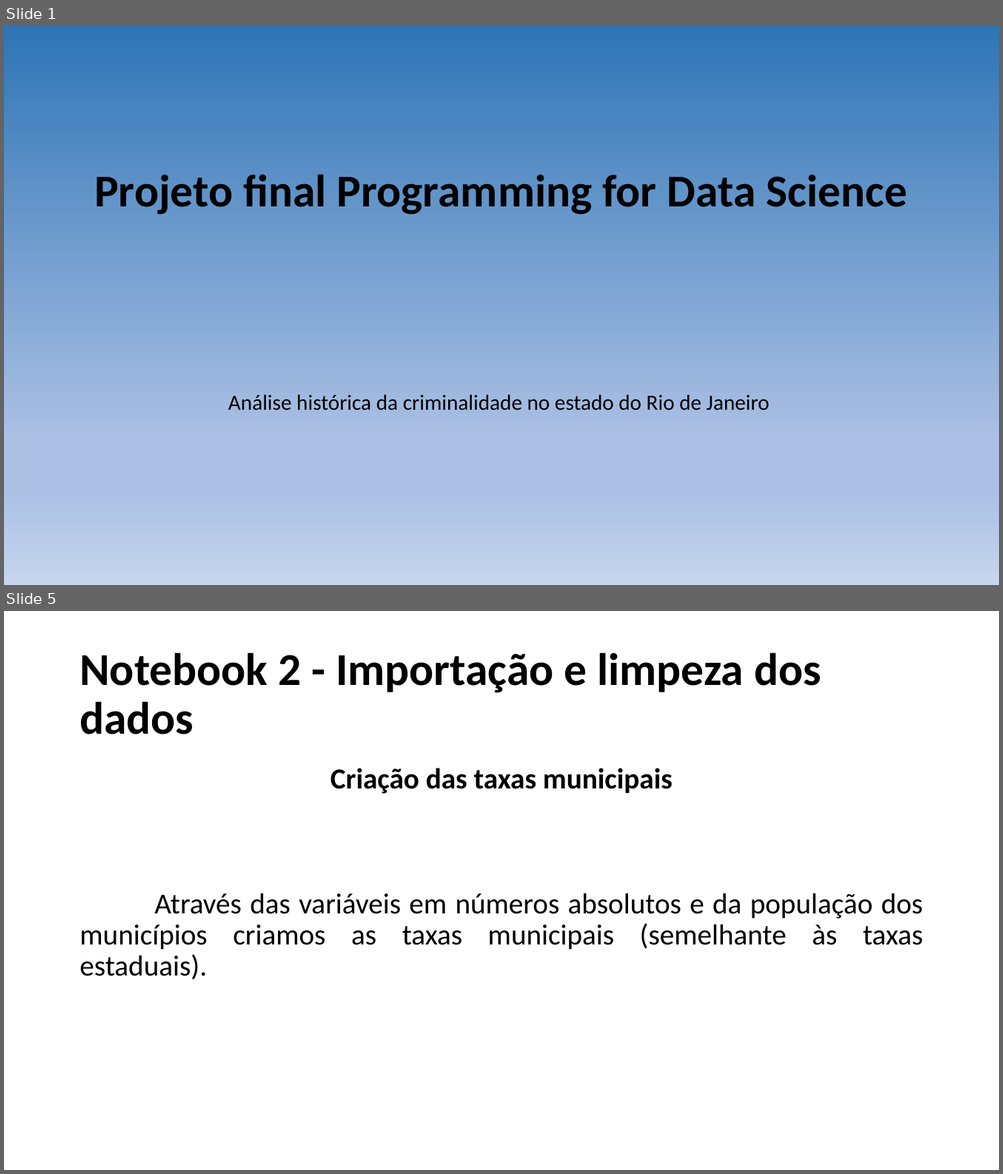
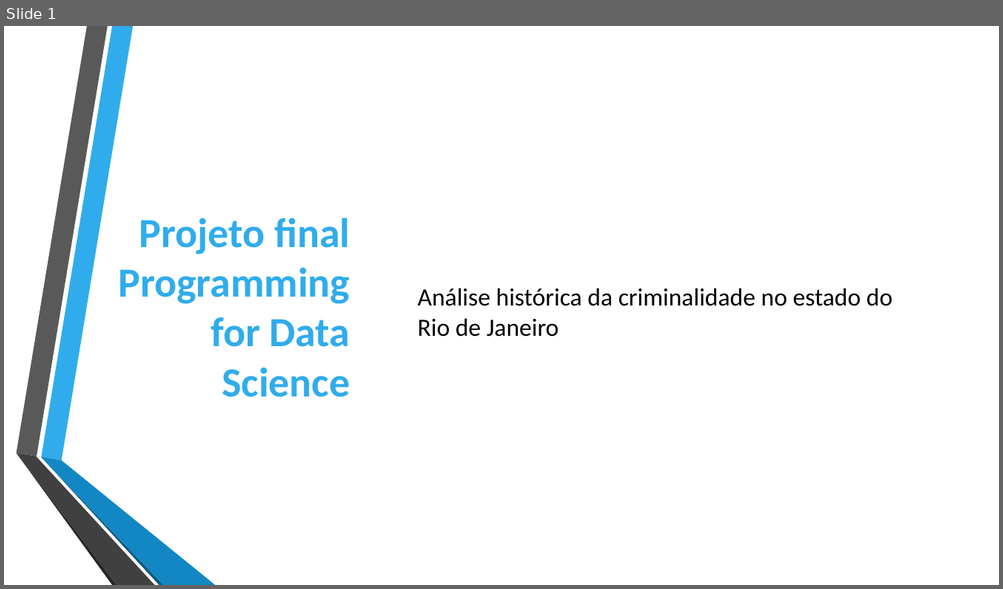
Before and after one commit to DeividCezar/Final_project, a slide deck: Apresentação.pptx. Shown one above the other, each under a label of ours: slides 1 and 5 before the commit, slide 1 after it; the slides between them are not shown. The pictures are 1003x1174 and 1003x589 pixels, drawn with LibreOffice and Linux fonts; fonts in the diff are those of the drawing. Boxes give left, top, right and bottom in pixels: in the first picture for what was removed or moved away, otherwise in the second. Text is boxed around its words. In the diff, an @@ line names an element or a change of style, - is before the commit and + after.

```diff
--- a/Apresentação.pptx
+++ b/Apresentação.pptx
@@ slide 5 removed at (4,611,999,1170), background #FFFFFF @@
@@ title removed at (79,652,821,735) @@
-Notebook 2 - Importação e limpeza dos dados
@@ text removed at (79,768,923,980) @@
-Criação das taxas municipais
-Através das variáveis em números absolutos e da população dos municípios criamos as taxas municipais (semelhante às taxas estaduais).
@@ slide 1 changed as well @@
@@ background gradient #2E75B6 to #ABC0E4 to #C7D5ED to #FFFFFF @@
@@ title "Projeto final Programming for Data ...": place and size @@
-title "Projeto final Programming for Data ..." at (94,174,907,215)
+title "Projeto final Programming for Data ..." at (118,218,350,397)
@@ title "Projeto final Programming for Data ..." at (118,218,350,397): size 44 to 40 pt, text colour #000000 to #30ACEC; alignment centre to right; line spacing 0.9 to 1 @@
@@ text "Análise histórica da criminalidade no ...": place and size @@
-text "Análise histórica da criminalidade no ..." at (228,395,769,411)
+text "Análise histórica da criminalidade no ..." at (418,288,892,337)
@@ text "Análise histórica da criminalidade no ..." at (418,288,892,337): size 20.9 to 24 pt; alignment centre to left; line spacing 0.7 to 1; vertical alignment top to middle @@
@@ group added at (16,26,215,585): 6 freeform shapes @@
```
Also in this commit, not shown: 2 other slides changed, 26 slides added, 14 other slides removed.
